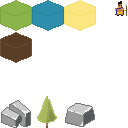
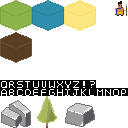
Comparing the layer stacks of the two w=128, h=128 images. Changes:
painted on "Player" over (64, 80, 128, 96)
added layer "Letter" above "Tile 2" over (0, 80, 128, 96)
